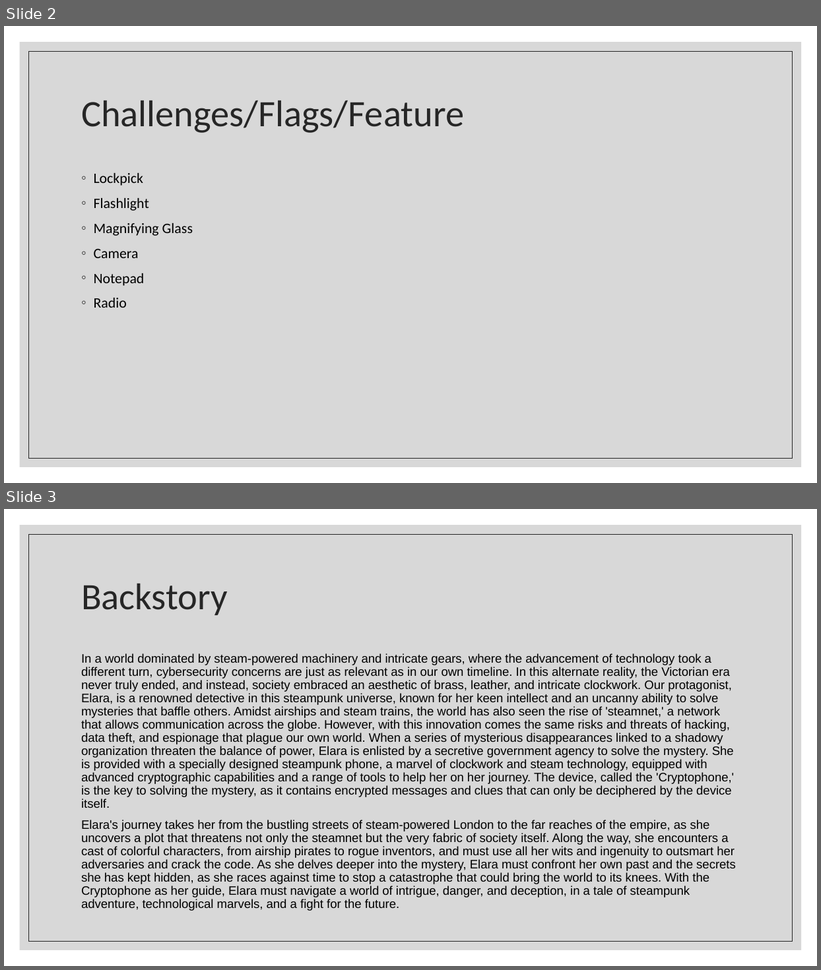
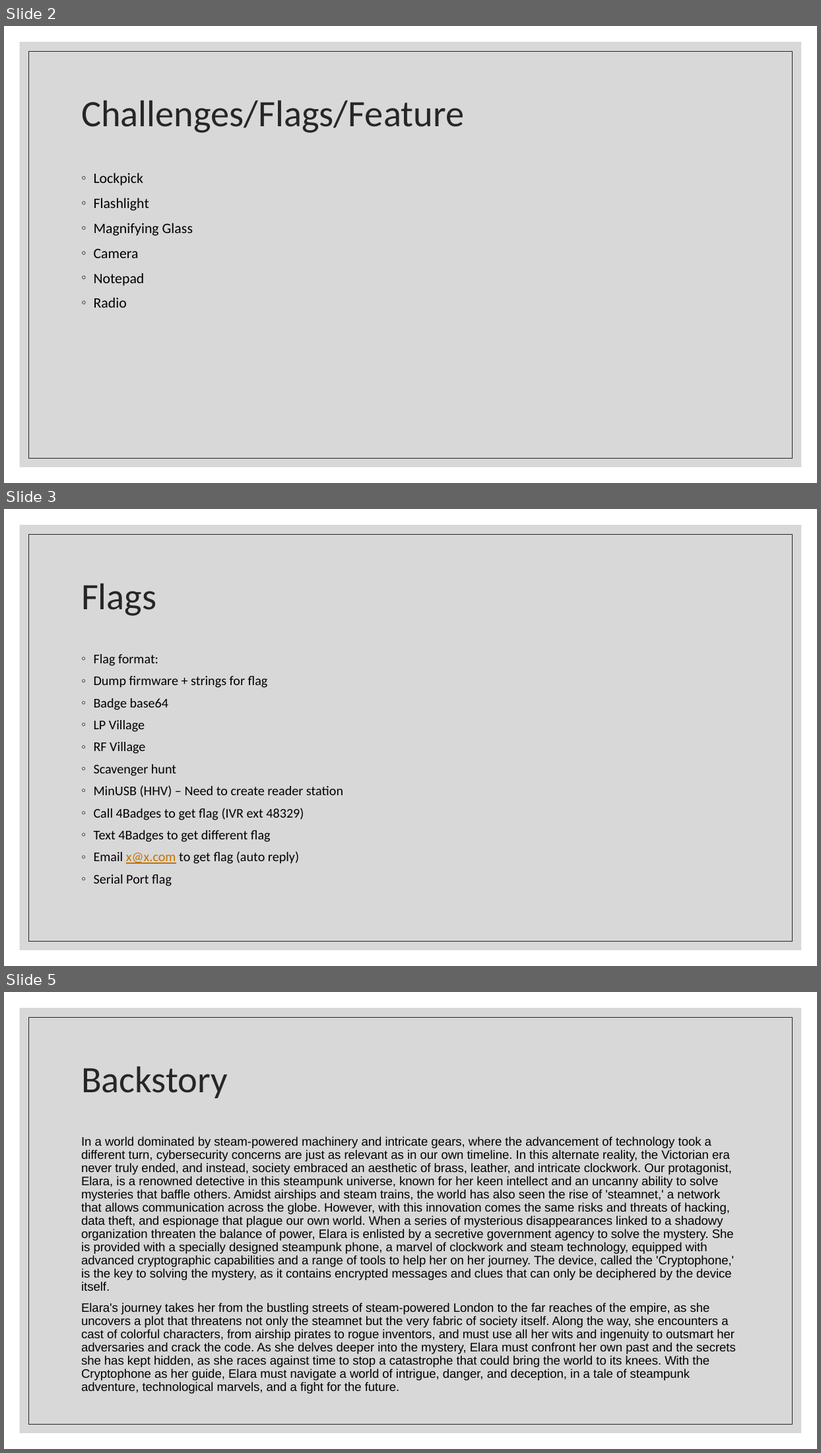
Before and after one commit to BadgePiratesLLC/BSidesKC_2023, a slide deck: CTF/BsidesKC 2023 Badge CTF.pptx. Shown one above the other, each under a label of ours: slides 2 and 3 before the commit, slides 2, 3 and 5 after it; the slides between them are not shown. The pictures are 821x970 and 821x1453 pixels, drawn with LibreOffice and Linux fonts; fonts in the diff are those of the drawing. Boxes give left, top, right and bottom in pixels: in the first picture for what was removed or moved away, otherwise in the second. Text is boxed around its words. In the diff, an @@ line names an element or a change of style, - is before the commit and + after.

```diff
--- a/CTF/BsidesKC 2023 Badge CTF.pptx
+++ b/CTF/BsidesKC 2023 Badge CTF.pptx
@@ slide 3 added at [4, 509, 817, 966], background #FFFFFF; not listed: 2 template elements that a slide beside it also shows @@
@@ title added at [81, 584, 156, 616], 44 pt, text #262626 @@
+Flags
@@ text added at [94, 654, 343, 887], 15.7 pt, text #000000 @@
+◦ Flag format:
+◦ Dump firmware + strings for flag
+◦ Badge base64
+◦ LP Village
+◦ RF Village
+◦ Scavenger hunt
+◦ MinUSB (HHV) – Need to create reader station
+◦ Call 4Badges to get flag (IVR ext 48329)
+◦ Text 4Badges to get different flag
+◦ Email x@x.com to get flag (auto reply)
+◦ Serial Port flag
@@ what was slide 3 is now slide 5 @@
```
Also in this commit, not shown: 1 other slide added, 1 other file.
